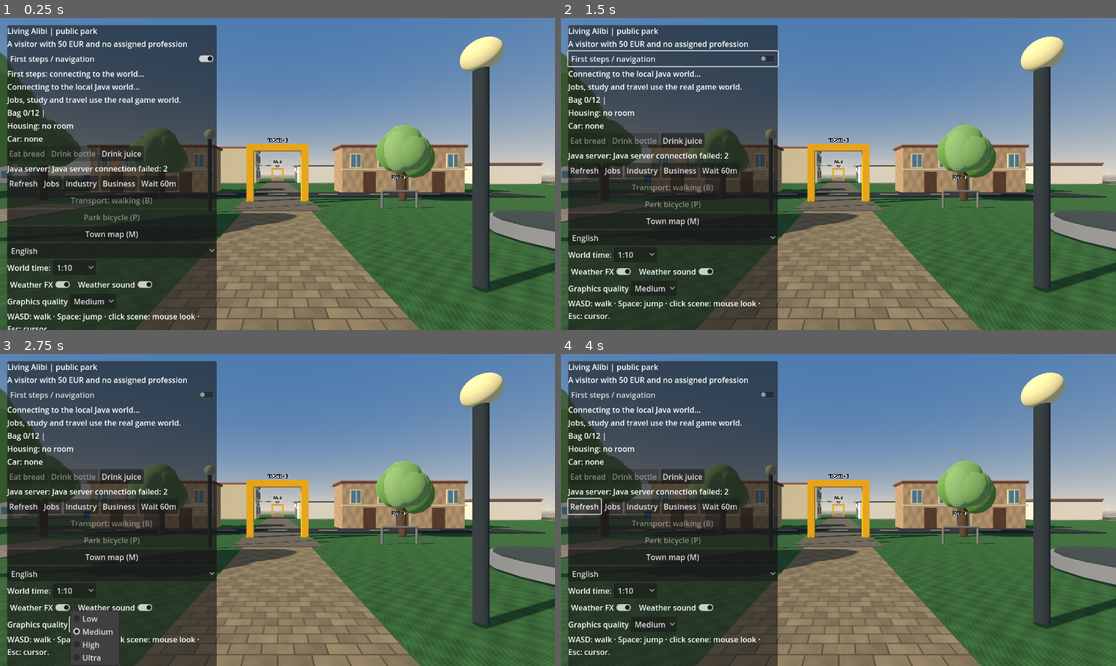
Above: before the commit, frames 1-4 (two rows, left to right).
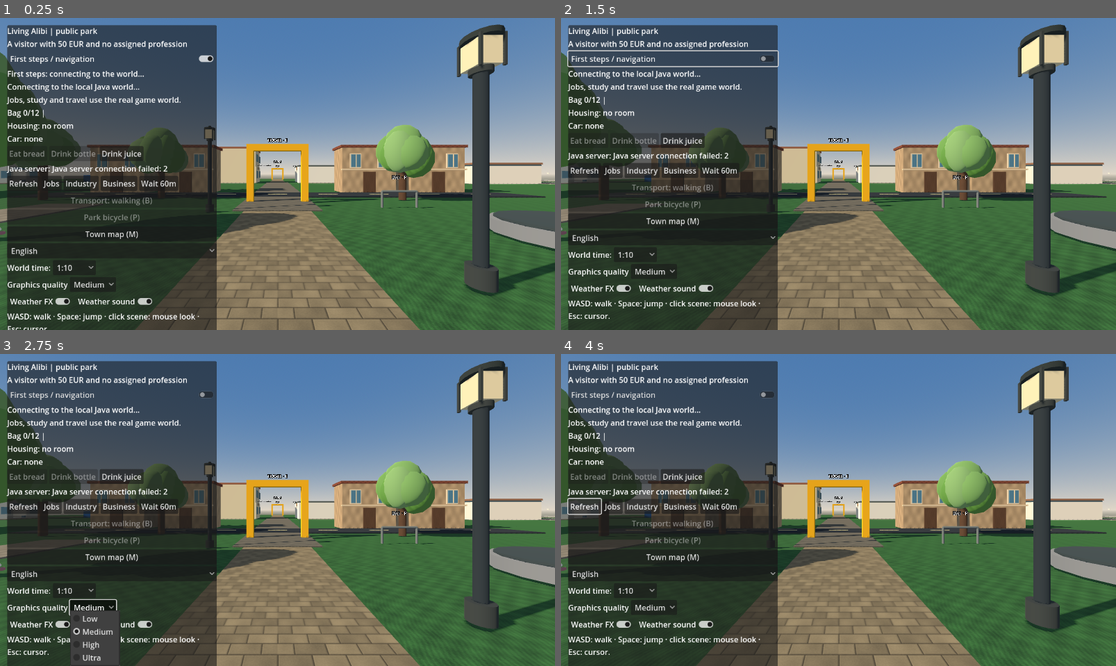
Above: after the commit, the same moments.

Repository: holovin777/living-alibi
Game: Godot game, scene res://scenes/park.tscn
Same seed, same stepped clock (60 frames per second), same inputs: the game is played once before the commit and once after it.
Inputs:
- Up to frame 1 (0.25 s): no input
- Up to frame 2 (1.5 s): click "Medium" at 0.5 s; click "First steps / navigation" at 1.25 s
- Up to frame 3 (2.75 s): click "Medium" at 2 s
- Up to frame 4 (4 s): click "Drink juice" at 2.75 s; click "Refresh" at 3.5 s

The runs differ from the first frame. In frame 1, 2.1% of the frame differs, in the area x 0-93%, y 2-93%; in frame 2, 2.1%; in frame 3, 2.2%, in the area x 0-93%, y 2-90%; in frame 4, 2.1%.

Commit message:
Add batched park flowers and classic lanterns; isolate quality controls

Diff:
--- a/godot/scripts/ParkDemo.gd
+++ b/godot/scripts/ParkDemo.gd
@@ -2704,6 +2704,8 @@
         _bench(park, p)
     for p in [Vector3(-3,0,-9), Vector3(3,0,-3), Vector3(-3,0,8), Vector3(13,0,3)]:
         _lamp(park, p)
+    for at in [Vector3(-8,0,-5),Vector3(-15,0,9),Vector3(10,0,11)]:
+        _park_flowers(park,at)
     # The pool is decorative; drinking still requires the validated Java action.
     var fountain := Node3D.new()
     fountain.name = "PublicFountain"
@@ -2731,6 +2733,37 @@
             _box(park, Vector3(0.8,1.1,0.08), Color(0.32,0.49,0.57), Vector3(x+offset,2.8,-17.62))
             _box(park,Vector3(0.055,1.08,0.08),Color("#e0c6a0"),Vector3(x+offset,2.8,-17.56))
 
+func _park_flowers(parent: Node3D, at: Vector3) -> void:
+    # Small decorative flowers hug the tree bases, never create obstacles.
+    var blossom := SphereMesh.new()
+    blossom.radius = 0.065
+    blossom.height = 0.10
+    blossom.radial_segments = 6
+    blossom.rings = 3
+    var mat := StandardMaterial3D.new()
+    mat.vertex_color_use_as_albedo = true
+    mat.roughness = 0.95
+    blossom.material = mat
+    var batch := MultiMesh.new()
+    batch.transform_format = MultiMesh.TRANSFORM_3D
+    batch.use_colors = true
+    batch.mesh = blossom
+    batch.instance_count = 40
+    var rng := RandomNumberGenerator.new()
+    rng.seed = absi(roundi(at.x*127.0+at.z*53.0))
+    var colors := [Color("#f0c250"),Color("#e0a5b7"),Color("#f5ede0"),Color("#ae727d")]
+    for i in range(batch.instance_count):
+        var angle := rng.randf_range(0.0,TAU)
+        var radius := rng.randf_range(0.38,0.85)
+        var pos := at+Vector3(cos(angle)*radius,rng.randf_range(0.035,0.09),sin(angle)*radius)
+        batch.set_instance_transform(i,Transform3D(Basis.IDENTITY,pos))
+        batch.set_instance_color(i,colors[i%colors.size()])
+    var bed := MultiMeshInstance3D.new()
+    bed.name = "Wildflowers"
+    bed.multimesh = batch
+    parent.add_child(bed)
+    _register_graphics_detail(bed)
+
 func _bench(parent: Node3D, at: Vector3) -> void:
     _add_obstacle(at, Vector2(2.0, 0.66))
     var wood := Color(0.43,0.27,0.14)
@@ -2744,7 +2777,14 @@
 func _lamp(parent: Node3D, at: Vector3) -> void:
     _add_obstacle(at, Vector2(0.18, 0.18))
     _cylinder(parent, 0.09, 3.4, Color(0.19,0.22,0.24), at+Vector3(0,1.7,0))
-    _sphere(parent, 0.23, Color(0.91,0.87,0.65), at+Vector3(0,3.4,0))
+    _cylinder(parent,0.18,0.3,Color("#3c4140"),at+Vector3(0,0.15,0))
+    _cylinder(parent,0.14,0.10,Color("#3c4140"),at+Vector3(0,3.17,0))
+    _box(parent,Vector3(0.32,0.39,0.32),Color("#e4d4ac"),at+Vector3(0,3.4,0))
+    for x in [-0.17,0.17]:
+        for z in [-0.17,0.17]:
+            _box(parent,Vector3(0.035,0.46,0.035),Color("#3c4140"),at+Vector3(x,3.4,z))
+    _cylinder(parent,0.24,0.08,Color("#343b39"),at+Vector3(0,3.64,0))
+    _sphere(parent,0.07,Color("#343b39"),at+Vector3(0,3.72,0))
     var lamp := OmniLight3D.new()
     lamp.position = at+Vector3(0,3.2,0)
     lamp.light_color = Color(1.0,0.81,0.53)
@@ -3039,9 +3079,9 @@
 
 func _tree(at: Vector3) -> void:
     _add_obstacle(at, Vector2(0.45, 0.45))
-    var seed := absi(roundi(at.x*43.0+at.z*79.0))
+    var tree_seed := absi(roundi(at.x*43.0+at.z*79.0))
     var rng := RandomNumberGenerator.new()
-    rng.seed = seed
+    rng.seed = tree_seed
     var trunk_height := rng.randf_range(2.0,2.6)
     var trunk := _cylinder(_scenery,0.22,trunk_height,Color("#70513b"),at+Vector3(0,trunk_height*0.5,0))
     TownVisuals.surface(trunk.material_override as StandardMaterial3D,_surface_textures["wood"],0.75)
@@ -3199,6 +3239,17 @@
     _clock_selector.select(3)
     _clock_selector.item_selected.connect(_on_clock_speed_selected)
     clock_row.add_child(_clock_selector)
+    var graphics_row := HBoxContainer.new()
+    column.add_child(graphics_row)
+    var graphics_label := Label.new()
+    graphics_label.text = "Graphics quality"
+    graphics_row.add_child(graphics_label)
+    var quality := OptionButton.new()
+    for caption in ["Low","Medium","High","Ultra"]:
+        quality.add_item(caption)
+    quality.select(_graphics_quality)
+    quality.item_selected.connect(_set_graphics_quality)
+    graphics_row.add_child(quality)
     var atmosphere_row := HBoxContainer.new()
     column.add_child(atmosphere_row)
     var effects_toggle := CheckButton.new()
@@ -3211,17 +3262,6 @@
     audio_toggle.button_pressed = true
     audio_toggle.toggled.connect(_set_weather_audio)
     atmosphere_row.add_child(audio_toggle)
-    var graphics_row := HBoxContainer.new()
-    column.add_child(graphics_row)
-    var graphics_label := Label.new()
-    graphics_label.text = "Graphics quality"
-    graphics_row.add_child(graphics_label)
-    var quality := OptionButton.new()
-    for caption in ["Low","Medium","High","Ultra"]:
-        quality.add_item(caption)
-    quality.select(_graphics_quality)
-    quality.item_selected.connect(_set_graphics_quality)
-    graphics_row.add_child(quality)
     _hint = Label.new()
     _hint.autowrap_mode=TextServer.AUTOWRAP_WORD_SMART
     _hint.text = tr("WASD: walk · Space: jump · click scene: mouse look · Esc: cursor.")
